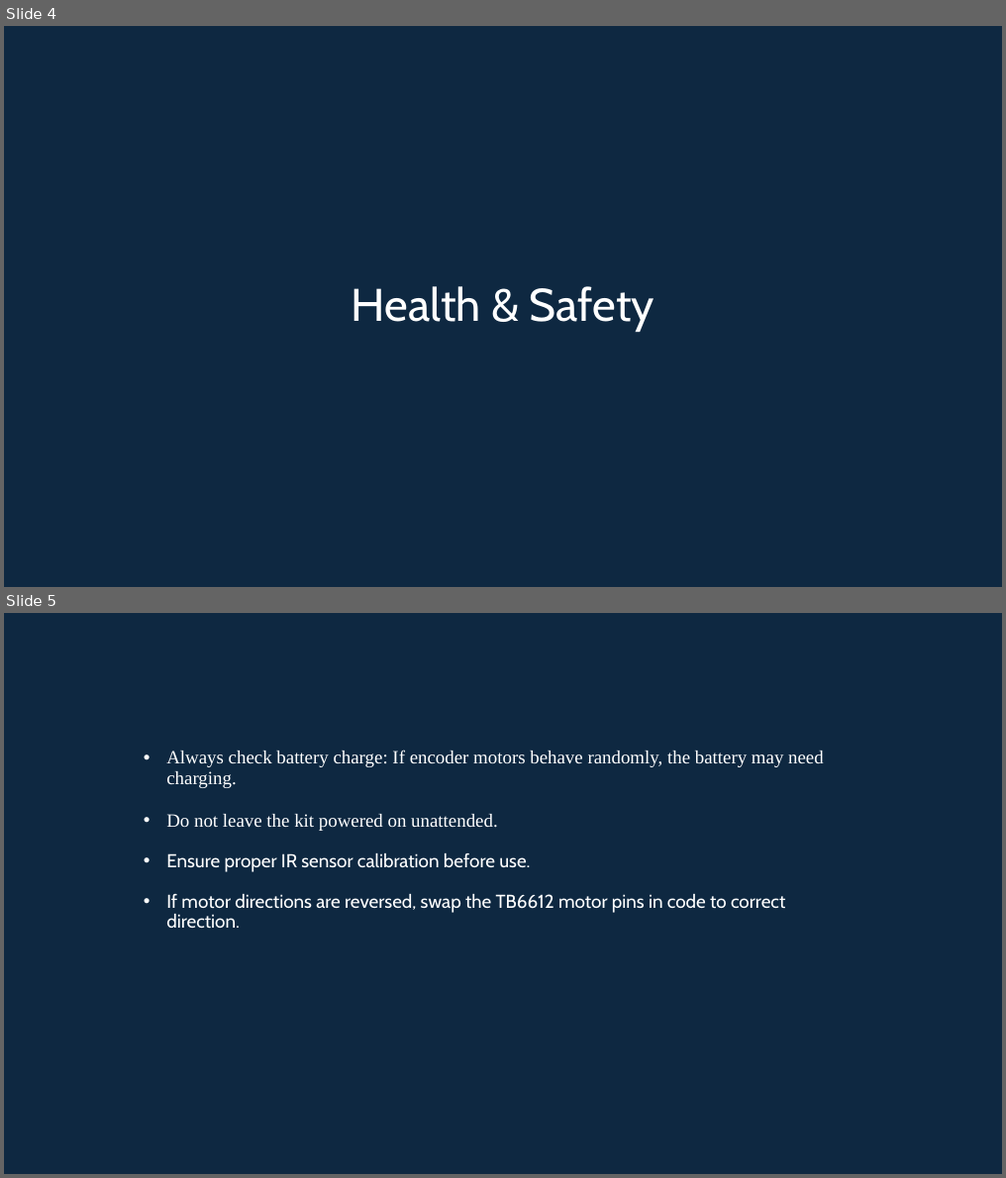
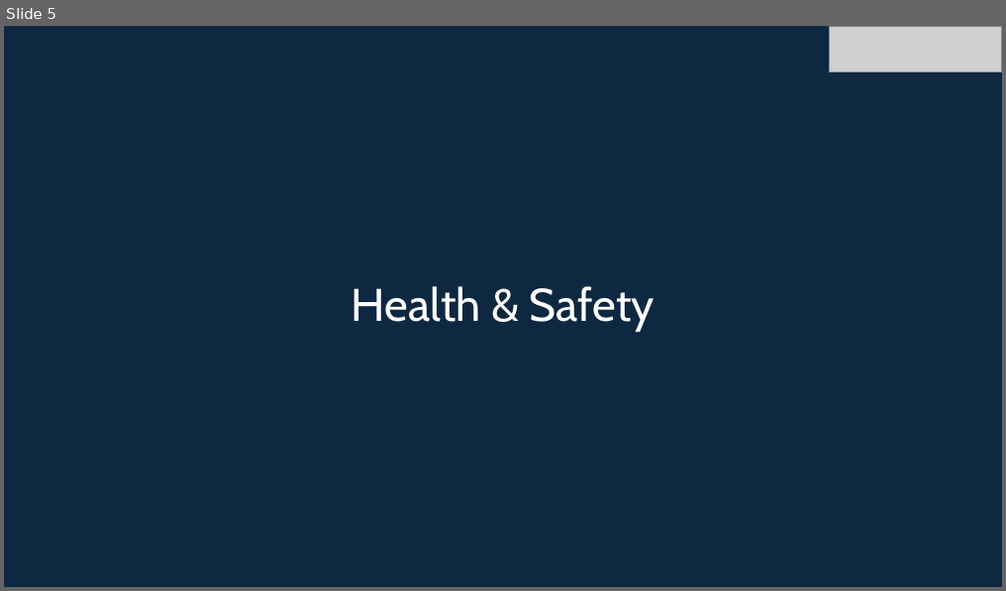
Before and after one commit to info-zas/Training, a slide deck: GPREC/05_Navigational_Robot_Car-2-Comms/ZASRobotics_Car-2.pptx. Shown one above the other, each under a label of ours: slides 4 and 5 before the commit, slide 5 after it. The pictures are 1006x1178 and 1006x591 pixels, drawn with LibreOffice and Linux fonts; fonts in the diff are those of the drawing; grey boxes stand for pictures. Boxes give left, top, right and bottom in pixels: in the first picture for what was removed or moved away, otherwise in the second. Text is boxed around its words. In the diff, an @@ line names an element or a change of style, - is before the commit and + after.

```diff
--- a/GPREC/05_Navigational_Robot_Car-2-Comms/ZASRobotics_Car-2.pptx
+++ b/GPREC/05_Navigational_Robot_Car-2-Comms/ZASRobotics_Car-2.pptx
@@ slide 5 removed at (4,613,1002,1174), background #0E2841 @@
@@ title removed at (166,750,824,929) @@
-• Always check battery charge: If encoder motors behave randomly, the battery may need charging.
-• Do not leave the kit powered on unattended.
-• Ensure proper IR sensor calibration before use.
-• If motor directions are reversed, swap the TB6612 motor pins in code to correct direction.
@@ what was slide 4 is now slide 5 @@
@@ slide 5 changed as well @@
@@ picture added at (829,26,1001,73) @@
```
Also in this commit, not shown: 7 other slides changed, 9 slides added, 3 other slides removed.
